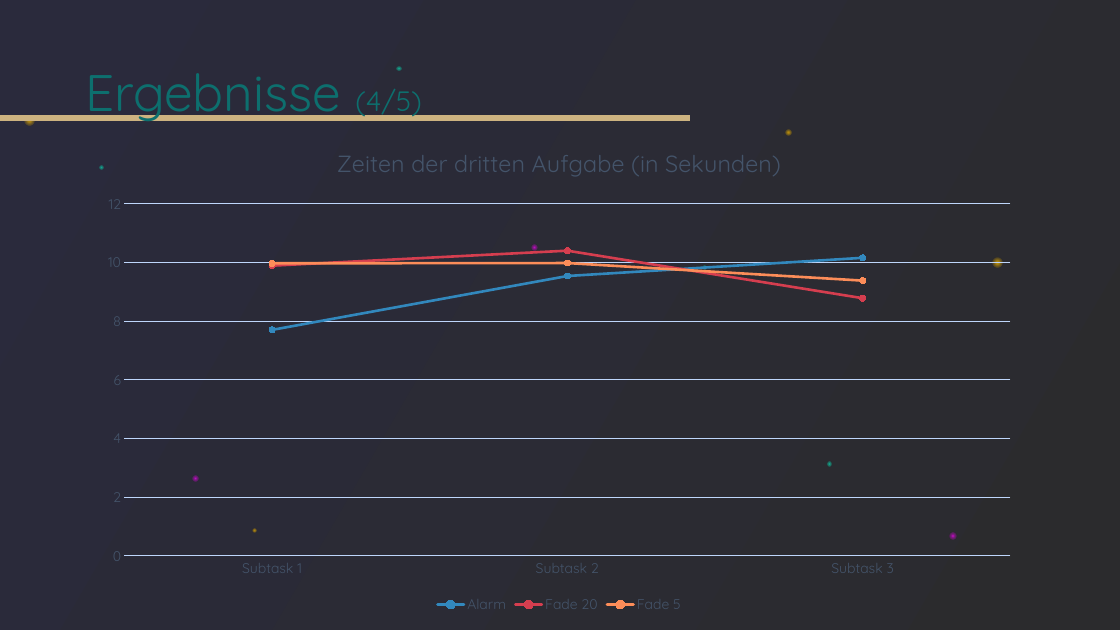
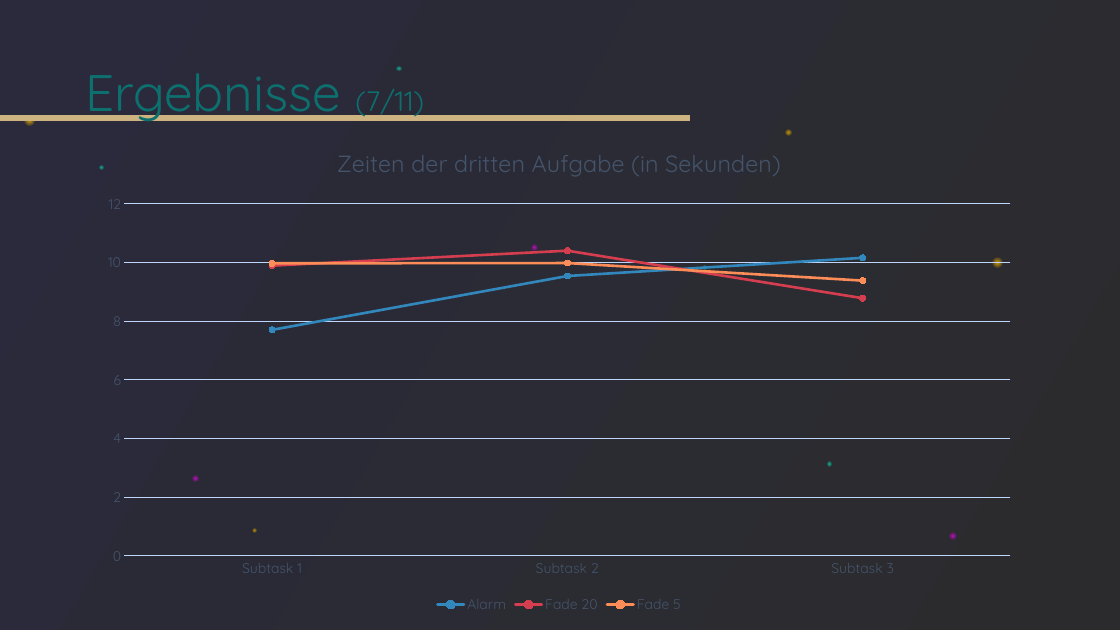
Before and after one commit to tlahmann/mci-af, a slide deck: slide 18 of presentation/Resync Studie.pptx (slide 17 before the commit). Drawn at 1120x630 pixels with LibreOffice and Linux fonts; fonts in the diff are those of the drawing. Boxes give left, top, right and bottom in pixels: in the first picture for what was removed or moved away, otherwise in the second. Text is boxed around its words. In the diff, an @@ line names an element or a change of style, - is before the commit and + after.

```diff
--- a/presentation/Resync Studie.pptx
+++ b/presentation/Resync Studie.pptx
@@ title at [85,73,424,121]: text changed @@
-Ergebnisse (4/5)
+Ergebnisse (7/11)
```
Also in this commit, not shown: 10 other slides changed, 17 slides added, 2 slides removed.
